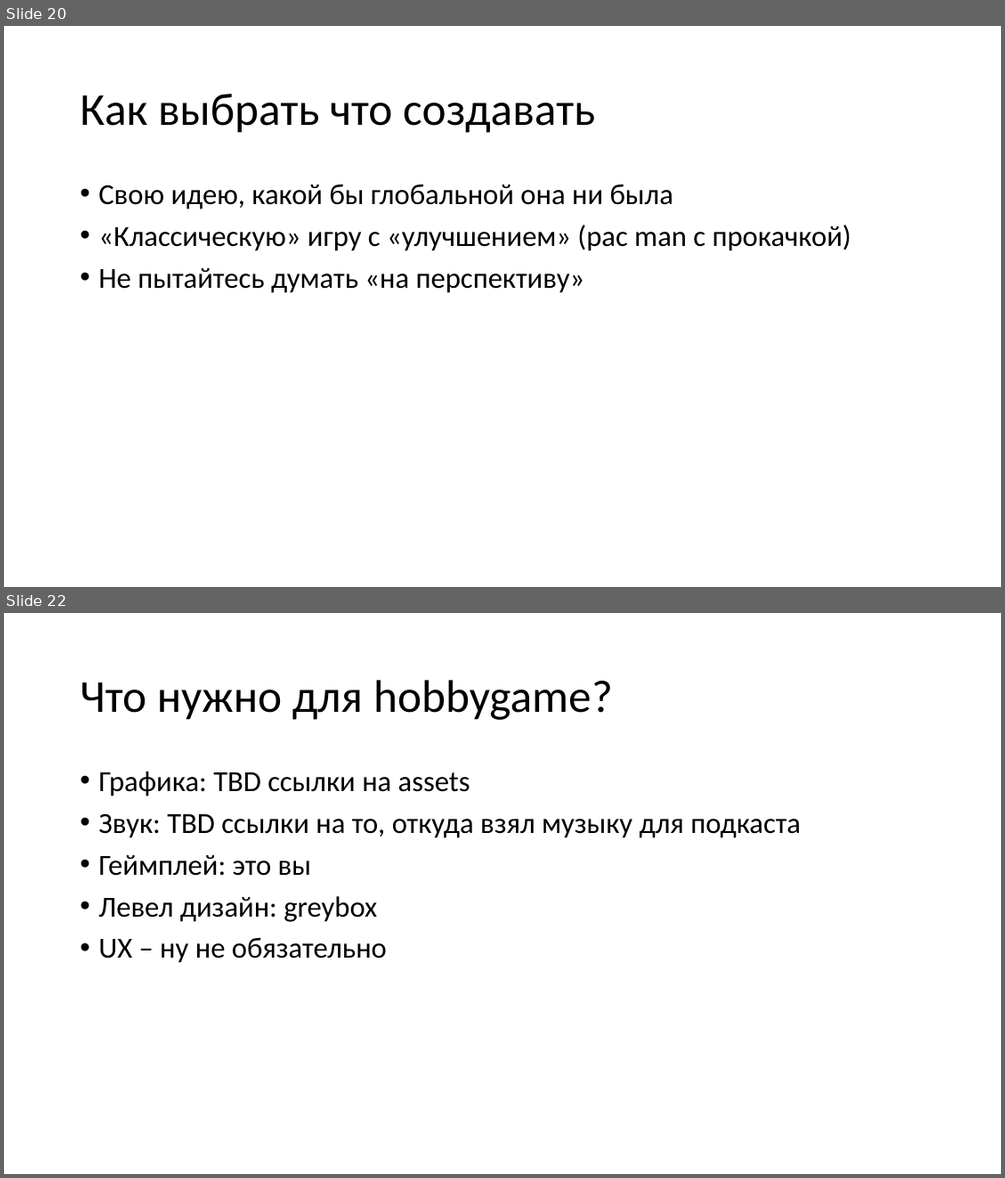
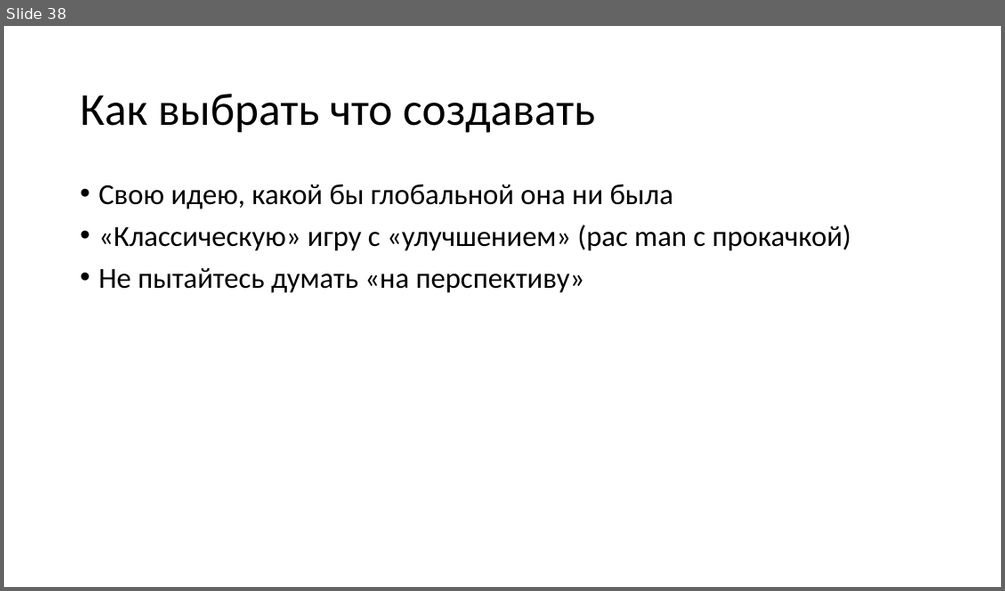
Before and after one commit to kugushev/presentations, a slide deck: 2020_GameDev-As-Hobby/Presentation.pptx. Shown one above the other, each under a label of ours: slides 20 and 22 before the commit, slide 38 after it; the slides between them are not shown. The pictures are 1005x1178 and 1005x591 pixels, drawn with LibreOffice and Linux fonts; fonts in the diff are those of the drawing. Boxes give left, top, right and bottom in pixels: in the first picture for what was removed or moved away, otherwise in the second. Text is boxed around its words. In the diff, an @@ line names an element or a change of style, - is before the commit and + after.

```diff
--- a/2020_GameDev-As-Hobby/Presentation.pptx
+++ b/2020_GameDev-As-Hobby/Presentation.pptx
@@ slide 22 removed at [4, 613, 1001, 1174], background #FFFFFF @@
@@ title removed at [80, 680, 613, 720] @@
-Что нужно для hobbygame?
@@ text removed at [98, 771, 801, 963] @@
-• Графика: TBD ссылки на assets
-• Звук: TBD ссылки на то, откуда взял музыку для подкаста
-• Геймплей: это вы
-• Левел дизайн: greybox
-• UX – ну не обязательно
@@ what was slide 20 is now slide 38 @@
```
Also in this commit, not shown: 5 slides changed, 28 slides added, 10 other slides removed.
